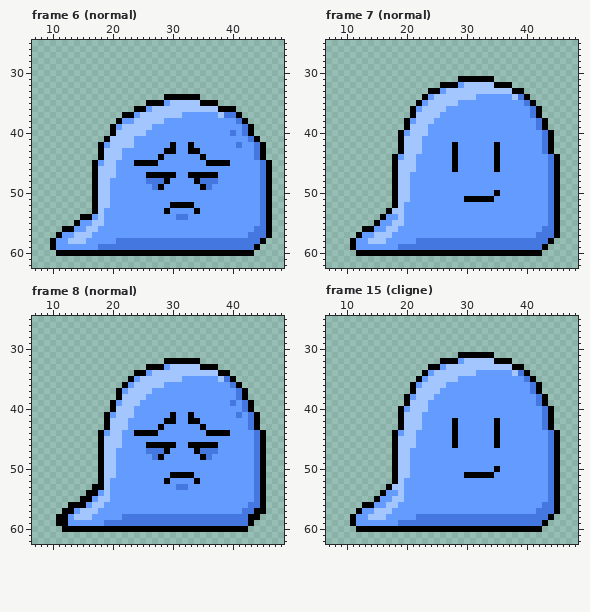
Pixel-art file -- animations/humeurs/fatigue/reforme.aseprite. This is how it looked before the edit.
64x64 pixels, 16 frames. Shown: frame 6 (normal): x 7..48, y 25..62; frame 7 (normal): x 7..48, y 25..62; frame 8 (normal): x 7..48, y 25..62; frame 15 (cligne): x 7..48, y 25..62. The commit also changed other frames, which this record leaves out.
After the commit:
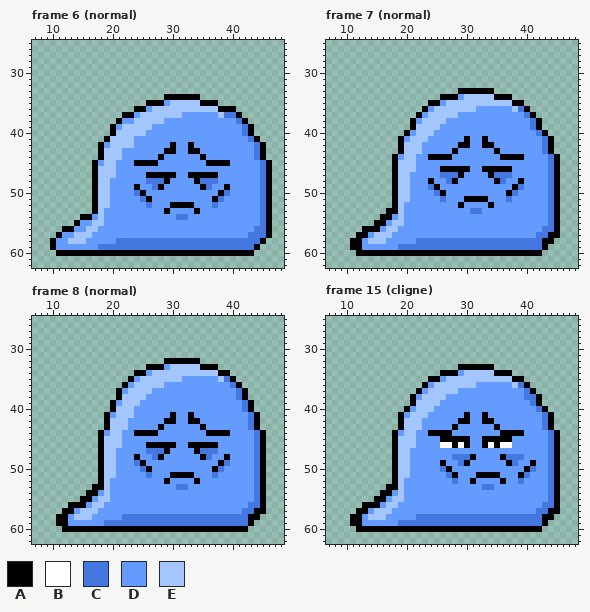
Palette (. is transparent): A #000000  B #ffffff  C #4577e0  D #639bff  E #a4c6ff
Diff:
Changed rows in their new state; - is an unchanged pixel.
Frame 6 (normal):
first column x 40:
40 D-
42 -D
first column x 24:
49 A--------------A
50 CA------------AC
51 -CA----------AC-
52 --C----------C--
Frame 7 (normal):
first column x 12:
31 -----------------......----------
32 --------------............-------
33 ------------.....AAAAAA.....-----
34 -----------...AAAD--EEEAAA...----
35 ----------..AAD--EEEEEEEEEAA..---
36 ---------..AD--EEEEE------ECA..--
37 ---------.AD--EEE-----------CA.--
38 --------.AD--EE--------------CA.-
39 --------.A--EE---------------CA.-
40 -------.AD--E-----------------CA.
41 --------D--E------A--A-----------
42 ----------------DAA--AAD---------
44 ------------AAAAD------DAAAA-----
45 ----------------D------D---------
46 --------------AA-AA--AA-AA-------
47 --------------CCCA----ACCC-------
48 ------------A--CA------AC--A-----
49 ------------CA------------AC-----
50 -------------CA--------D-AC------
51 --------------C-------D--C-------
52 -----------------A----A----------
53 ------A------------CC------------
54 -----A---------------------------
55 ----A----------------------------
56 ---A-----------------------------
57 -A------------------------------A
58 A------------------------------A-
59 A--------------------------------
Frame 8 (normal):
first column x 40:
39 D-
41 -D
first column x 24:
48 A--------------A
49 CA------------AC
50 -CA----------AC-
51 --C----------C--
Frame 15 (cligne):
first column x 12:
31 -----------------......----------
32 --------------............-------
33 ------------.....AAAAAA.....-----
34 -----------...AAAD--EEEAAA...----
35 ----------..AAD--EEEEEEEEEAA..---
36 ---------..AD--EEEEE------ECA..--
37 ---------.AD--EEE-----------CA.--
38 --------.AD--EE-------------CCA.-
39 --------.A--EE---------------CA.-
40 -------.AD--E-----------------CA.
41 --------D--E------A--A-----------
42 ----------------DAA--AAD---------
44 ------------AAAAD------DAAAA-----
45 --------------AA-AA--AA-AA-------
46 --------------BB-BA--AB-BB-------
48 ----------------CCCA----ACCC-----
49 --------------A--CA------AC--A---
50 --------------CA-------D----AC---
51 ---------------CA-DD---A---AC----
52 ----------------C--A----A--C-----
53 ------A--------------CC----------
54 -----A---------------------------
55 ----A----------------------------
56 ---A-----------------------------
57 -A------------------------------A
58 A------------------------------A-
59 A--------------------------------
